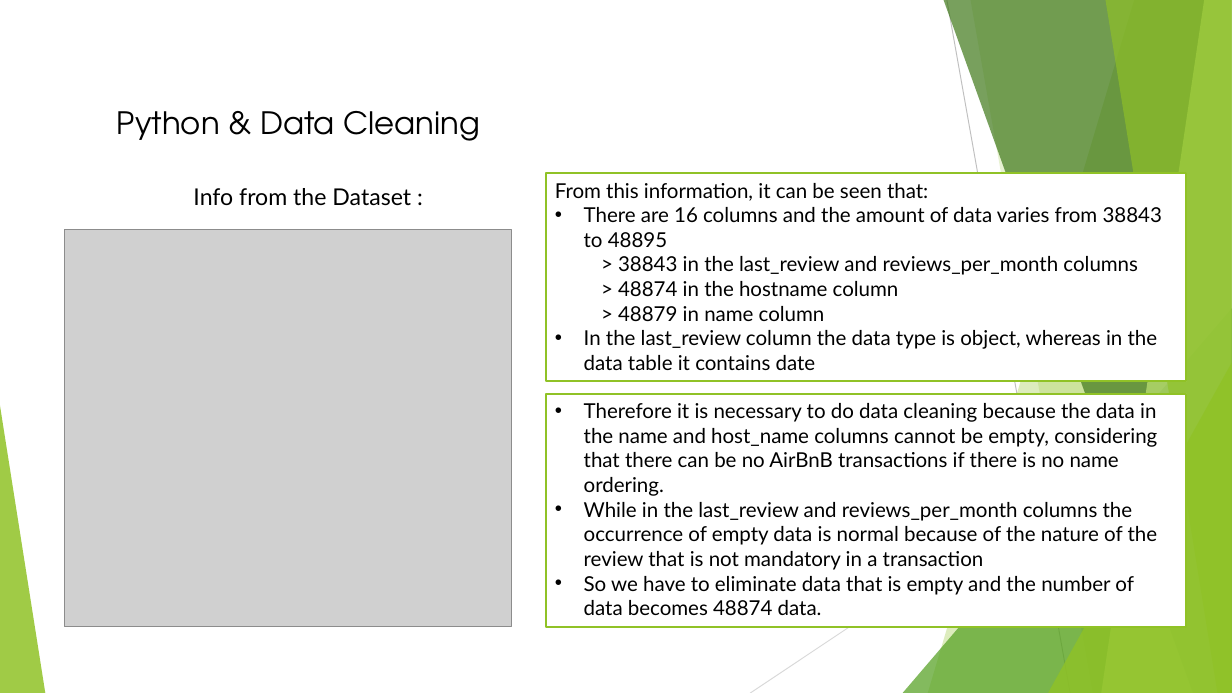
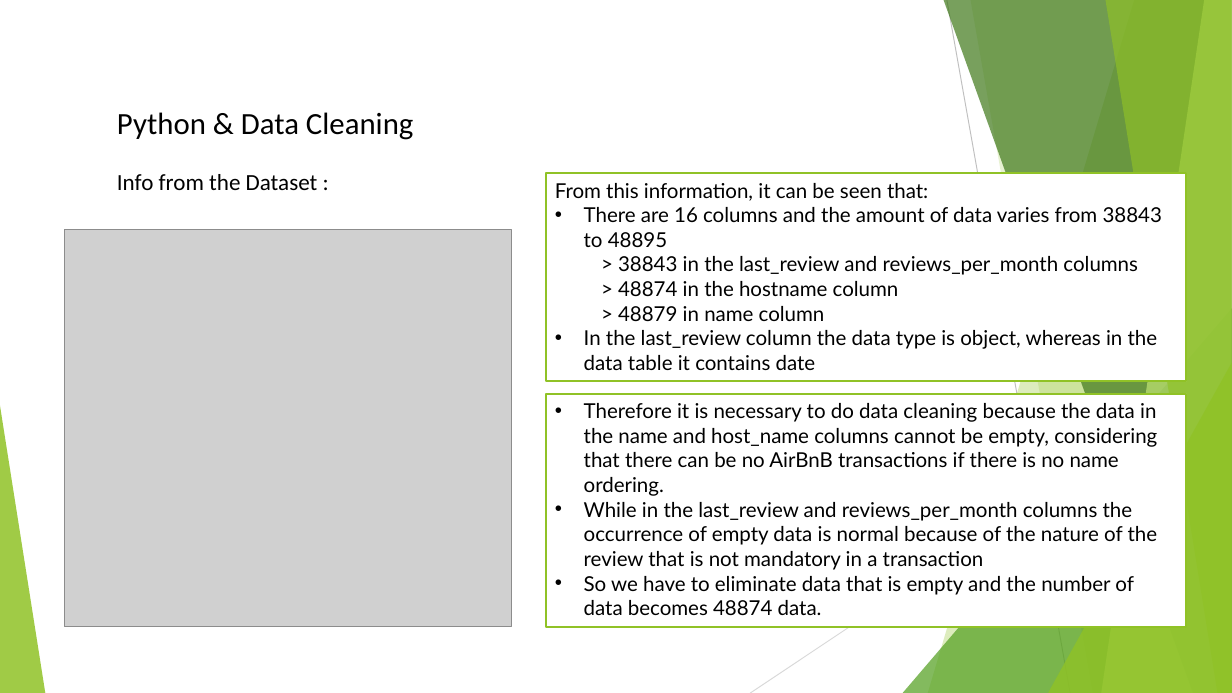
Before and after one commit to damalialutfiani/Assignment2-Data-Analytics-revou, a slide deck: slide 3 of ASSIGNMENT2.pptx. Drawn at 1232x693 pixels with LibreOffice and Linux fonts; fonts in the diff are those of the drawing; grey boxes stand for pictures. Boxes give left, top, right and bottom in pixels: in the first picture for what was removed or moved away, otherwise in the second. Text is boxed around its words. In the diff, an @@ line names an element or a change of style, - is before the commit and + after.

```diff
--- a/ASSIGNMENT2.pptx
+++ b/ASSIGNMENT2.pptx
@@ text "Python & Data Cleaning" at (117, 112, 413, 140): font TeX Gyre Adventor to Calibri @@
@@ text "Info from the Dataset :": place and size @@
-text "Info from the Dataset :" at (193, 188, 411, 206)
+text "Info from the Dataset :" at (117, 174, 318, 190)
@@ text "Info from the Dataset :" at (117, 174, 318, 190): font Lato to Calibri @@
```
Also in this commit, not shown: 8 other slides changed.
